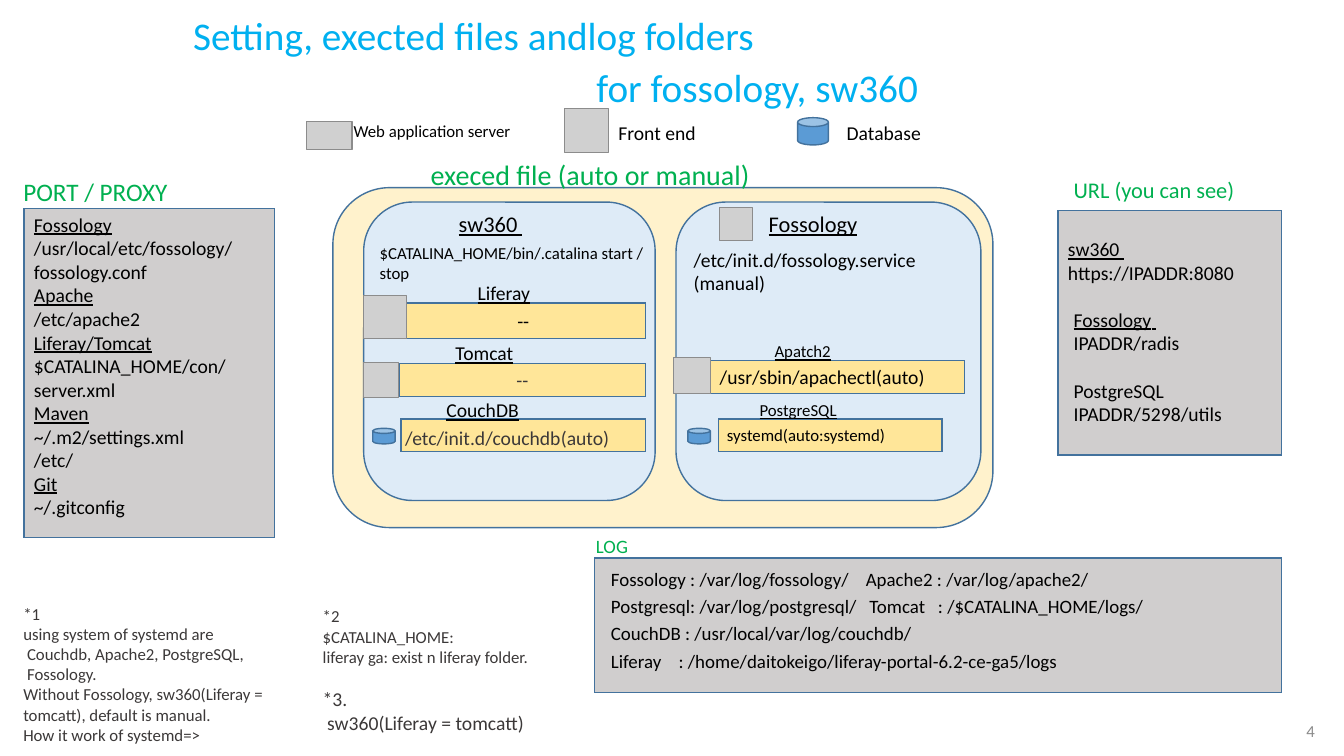
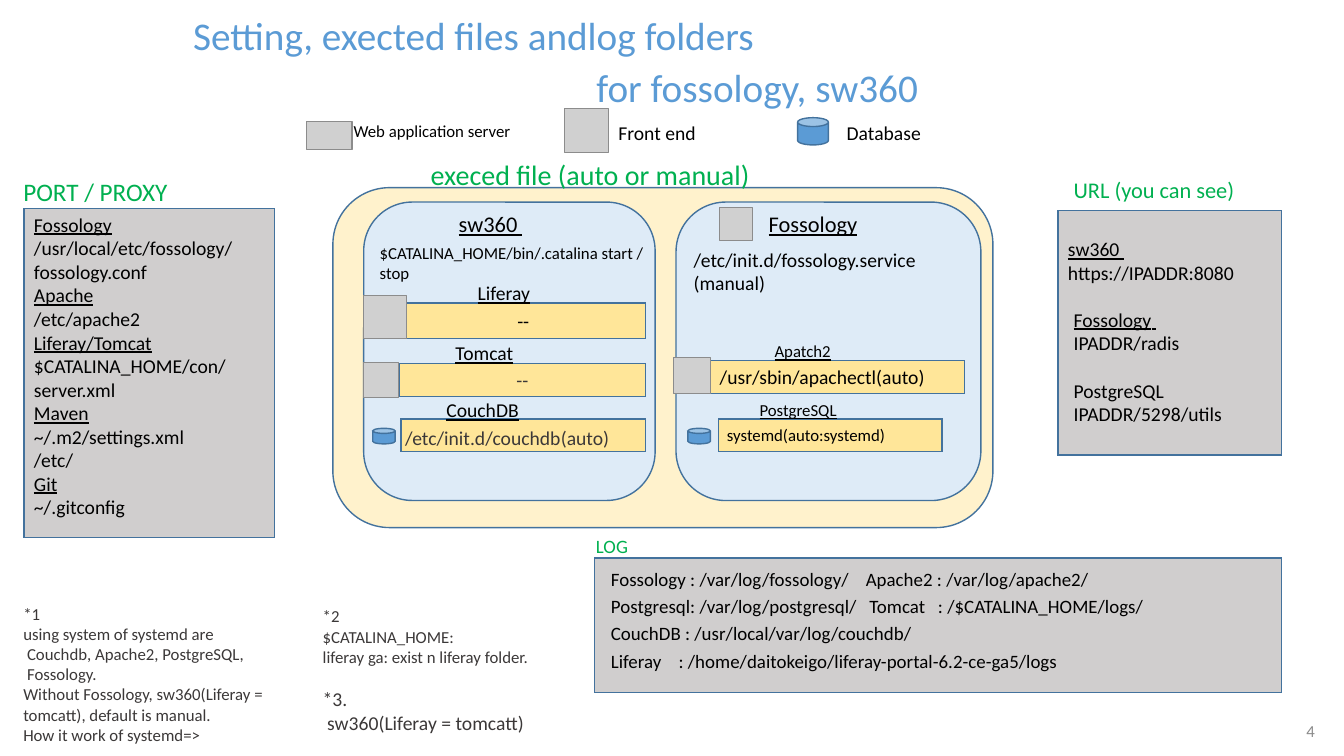
Before and after one commit to daito2223653/document, a slide deck: slide 4 of sub.pptx. Drawn at 1344x756 pixels with LibreOffice and Linux fonts; fonts in the diff are those of the drawing; grey boxes stand for pictures. Boxes give left, top, right and bottom in pixels: in the first picture for what was removed or moved away, otherwise in the second. Text is boxed around its words. In the diff, an @@ line names an element or a change of style, - is before the commit and + after.

```diff
--- a/sub.pptx
+++ b/sub.pptx
@@ text "Setting, exected files andlog folders" at bbox=[193, 23, 918, 112]: text colour #00B0F0 to #5B9BD5 @@
```
Also in this commit, not shown: 7 other slides changed, 1 slide added, 2 slides removed.
